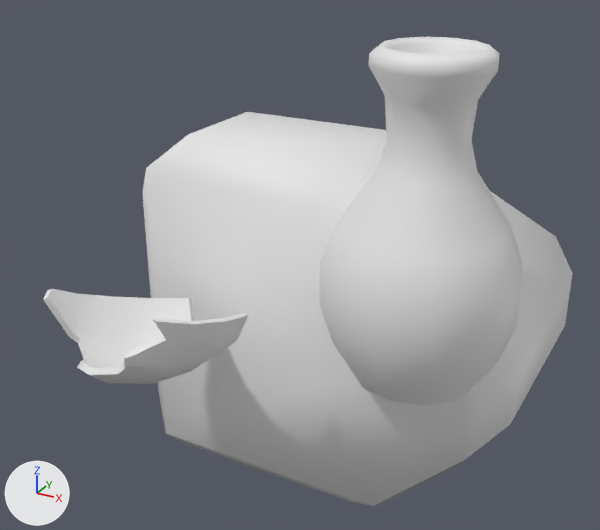
The FBX model Assets/Stylized_Egypt/Meshes/props/SM_jug_broken_04.fbx, before and after one commit.
The view is the same before and after, from a camera (50 mm lens) standing at (1.28, -2.23, 1.42) and looking at (-0.05, 0.19, 0.21). The lights are fixed; the arrows at lower left show +X, +Y and +Z. Where no turn or scale is listed for an object, it has been applied to the vertices.

In view in the first picture: 'SM_jug_broken_04', 'SM_jug_broken_04_ConvexHulls'.
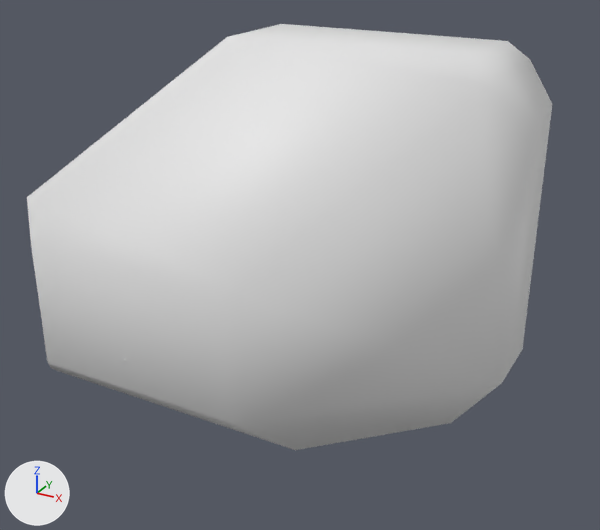
What differs and where, as boxes [x1, y1, x2, y2] in the pictures (600 x 530 px):
```json
{"object": "SM_jug_broken_04_ConvexHulls", "change": "moved, rescaled", "before": [142, 112, 573, 506], "after": [27, 24, 552, 450], "on screen": "22% wider, 8% taller"}
{"object": "SM_jug_broken_04", "change": "unchanged, covered by the edit", "before": [43, 37, 522, 405]}
```

Edits to the scene script, one JSON object a line:
```json
{"op": "add", "block": "ob_sm_jug_broken_04_convexhulls", "code": "ob_sm_jug_broken_04_convexhulls.parent = ob_sm_jug_broken_32"}
{"op": "set", "path": "ob_sm_jug_broken_04_convexhulls.scale", "old": "(0.01, 0.01, 0.01)", "new": "(1.0, 1.0, 1.0)"}
{"op": "add", "block": "ob_sm_jug_broken_32", "code": ["ob_sm_jug_broken_32 = bpy.data.objects.new('SM_jug_broken_32', None)", "ob_sm_jug_broken_32.location = (0.0, 0.0, 0.0)", "ob_sm_jug_broken_32.rotation_euler = (1.571, 0.0, 0.0)  # degrees (90, 0, 0)", "ob_sm_jug_broken_32.scale = (0.01, 0.01, 0.01)"]}
```
